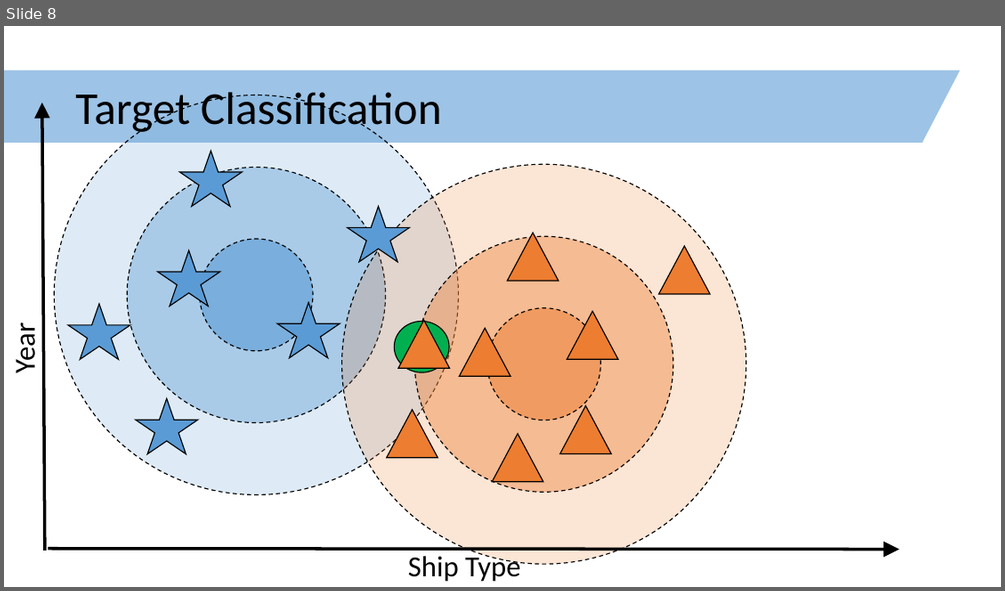
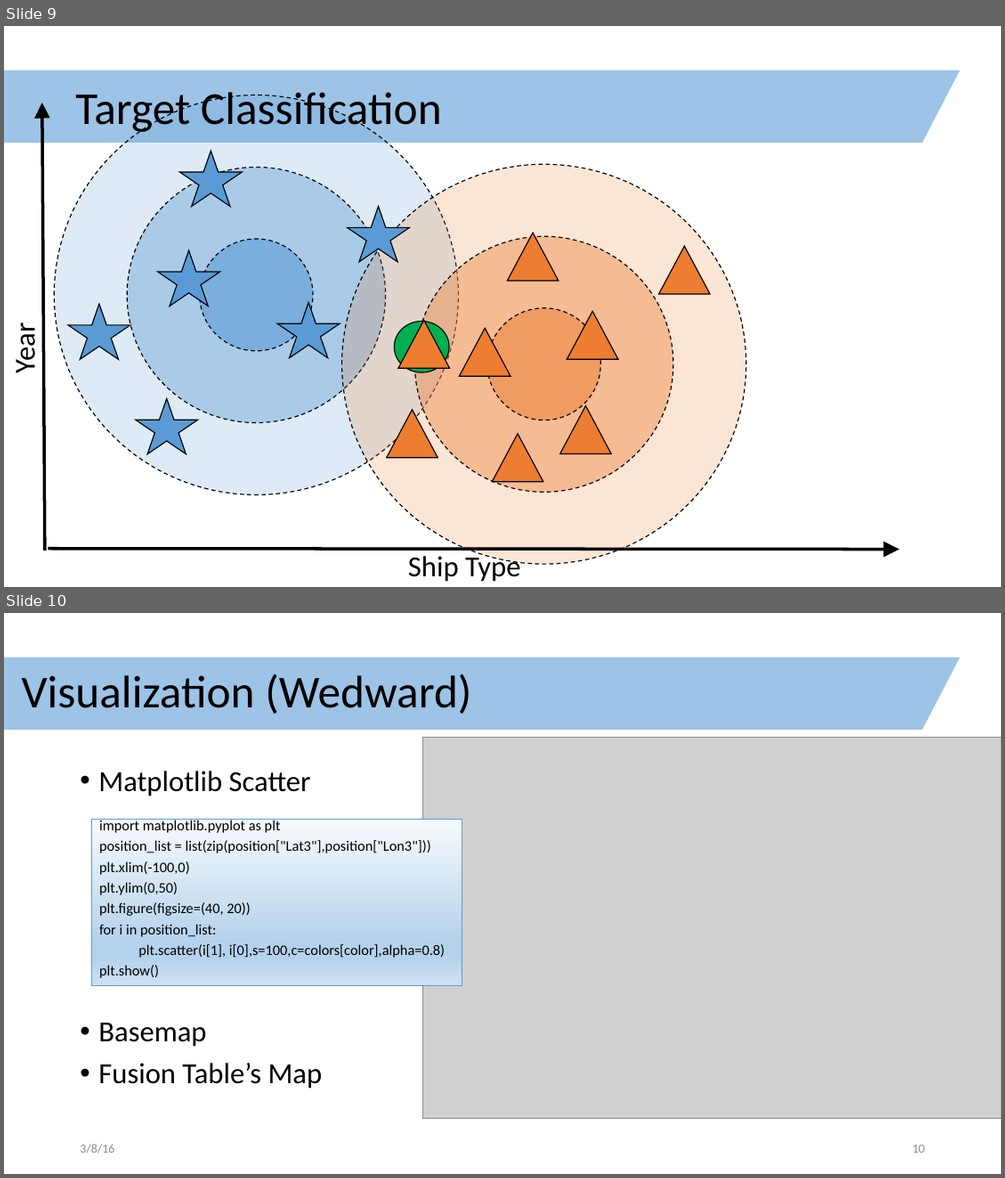
Before and after one commit to clarka34/exploringShipLogbooks, a slide deck: technology_review/technology_review.pptx. Shown one above the other, each under a label of ours: slide 8 before the commit, slides 9 and 10 after it. The pictures are 1005x591 and 1005x1178 pixels, drawn with LibreOffice and Linux fonts; fonts in the diff are those of the drawing; grey boxes stand for pictures. Boxes give left, top, right and bottom in pixels: in the first picture for what was removed or moved away, otherwise in the second. Text is boxed around its words. In the diff, an @@ line names an element or a change of style, - is before the commit and + after.

Commit message:
Added slides to the technology review. Copied Wedward_s slides into the review.

```diff
--- a/technology_review/technology_review.pptx
+++ b/technology_review/technology_review.pptx
@@ slide 10 added at <box>4,613,1001,1174</box>, background #FFFFFF; not listed: 1 template element that a slide beside it also shows @@
@@ title added at <box>22,674,471,714</box>, 44 pt, text #000000 @@
+Visualization (Wedward)
@@ picture added at <box>423,737,1001,1119</box> @@
@@ text added at <box>98,771,323,1088</box>, 28 pt, text #000000 @@
+• Matplotlib Scatter
+• Basemap
+• Fusion Table’s Map
@@ rectangle added at <box>91,819,461,985</box>, fill gradient #F7FAFD to #B5D2EC to #CEE1F2, outline #5B9BD5 0.75 pt, 14 pt, text #000000 @@
+import matplotlib.pyplot as plt
+position_list = list(zip(position["Lat3"],position["Lon3"]))
+plt.xlim(-100,0)
+plt.ylim(0,50)
+plt.figure(figsize=(40, 20))
+for i in position_list:
+plt.scatter(i[1], i[0],s=100,c=colors[color],alpha=0.8)
+plt.show()
@@ text added at <box>80,1143,114,1153</box>, 12 pt, text #8C8C8C @@
+3/8/16
@@ page number added at <box>912,1144,924,1152</box>, 12 pt, text #8C8C8C @@
+10
@@ what was slide 8 is now slide 9 @@
```
Also in this commit, not shown: 6 slides changed, 6 other slides added, 3 slides removed.
